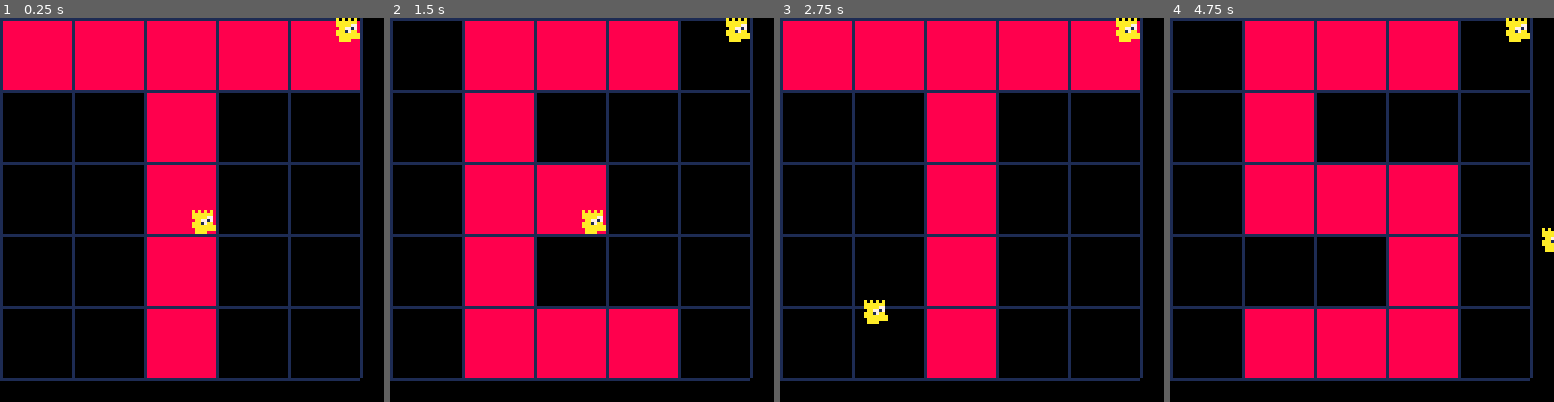
Above: before the commit, frames 1-4 (left to right).
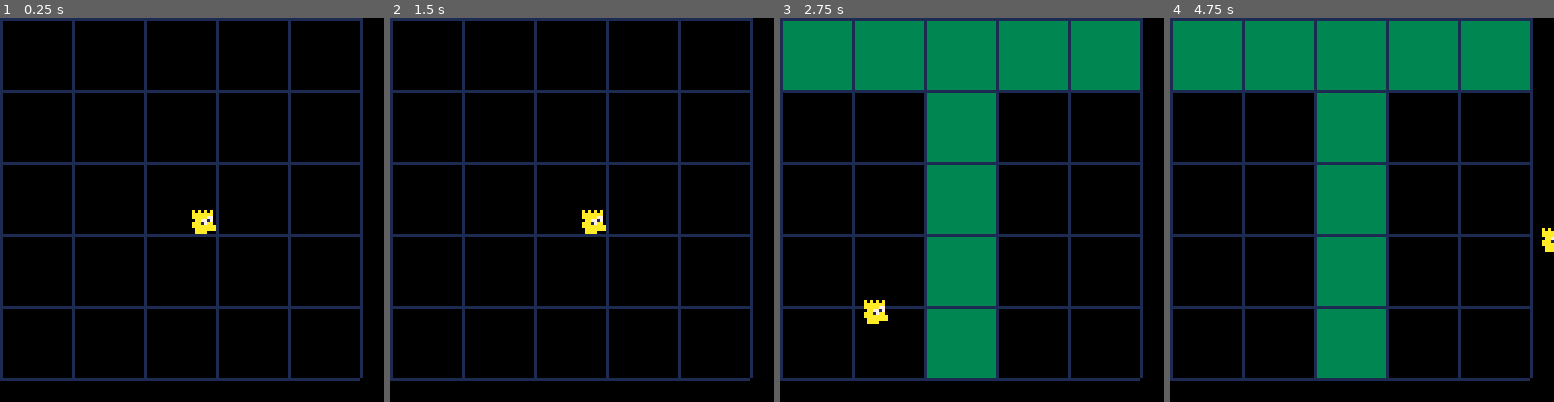
Above: after the commit, the same moments.

Repository: twright1999/gmtk_2026
Game: PICO-8 cartridge main.p8
Same seed, same stepped clock (60 frames per second), same inputs: the game is played once before the commit and once after it.
Inputs:
- Up to frame 1 (0.25 s): no input
- Up to frame 2 (1.5 s): no input
- Up to frame 3 (2.75 s): hold Left 1.97-2.37 s; hold Down from 2.42 s (still down)
- Up to frame 4 (4.75 s): release Down at 2.82 s; hold Right 2.87-3.53 s; hold Up 3.58-4.08 s; hold Right 4.13-4.53 s; hold Down from 4.58 s (still down)

The runs differ from the first frame. In frame 1, 29% of the frame differs, in the area x 0-94%, y 0-94%; in frame 2, 32%; in frame 3, 29%; in frame 4, 48%.

Commit message:
added some sfx, tried to get the game logic working

Diff:
--- a/main.p8
+++ b/main.p8
@@ -10,7 +10,12 @@
 tile_list = {tile_t, tile_o, tile_e, tile_s}
 current_tile = 1
 
-time_limit = 20
+-- 15 frames = 0.5 seconds
+time_limit = 10
+
+show_warning = false
+warning_count = 0
+
 
 function _init()
     pos_x = 64
@@ -25,11 +30,24 @@
     if btn(⬆️) then pos_y -= 3 end
 
     timer_val -= 1
-    if timer_val == 0 then
+
+    if timer_val <= 0 then
         timer_val = time_limit
-        current_tile += 1
-        if current_tile == # tile_list + 1 then current_tile = 1 end
+
+        if warning_count >= 3 then
+            show_safe = true
+            sfx(5)
+        else
+            show_warning = not show_warning
+            if not show_warning then warning_count += 1 end
+            if show_warning then
+                sfx(3)
+                sfx(4)
+            end
+        end
+
     end
+
 
 end
 
@@ -37,11 +55,17 @@
     cls()
 
     -- draw current map
-    draw_cells(tile_list[current_tile], 8)
     map()
-    print(# tile_list, 50, 50)
 
-    -- draw sprites
+    if show_warning then
+        draw_cells(tile_list[current_tile], 13)
+    end
+
+    if show_safe then
+        draw_cells(tile_list[current_tile], 3)
+    end
+
+    -- draw player
     spr(1, pos_x, pos_y)
 end
 
@@ -90,7 +114,7 @@
 00000000000000001000000000000000000000000000000000000000000000000000000000000000000000000000000000000000000000000000000000000000
 00000000000000001000000000000000000000000000000000000000000000000000000000000000000000000000000000000000000000000000000000000000
 __map__
-2212122212122212122212122212010200000000000000000000000000000000000000000000000000000000000000000000000000000000000000000000000000000000000000000000000000000000000000000000000000000000000000000000000000000000000000000000000000000000000000000000000000000000
+2212122212122212122212122212120200000000000000000000000000000000000000000000000000000000000000000000000000000000000000000000000000000000000000000000000000000000000000000000000000000000000000000000000000000000000000000000000000000000000000000000000000000000
 0200000200000200000200000200000200000000000000000000000000000000000000000000000000000000000000000000000000000000000000000000000000000000000000000000000000000000000000000000000000000000000000000000000000000000000000000000000000000000000000000000000000000000
 0200000200000200000200000200000200000000000000000000000000000000000000000000000000000000000000000000000000000000000000000000000000000000000000000000000000000000000000000000000000000000000000000000000000000000000000000000000000000000000000000000000000000000
 2212122212122212122212122212120200000000000000000000000000000000000000000000000000000000000000000000000000000000000000000000000000000000000000000000000000000000000000000000000000000000000000000000000000000000000000000000000000000000000000000000000000000000
Not shown, changed: the sound effects (__sfx__) section of main.p8
